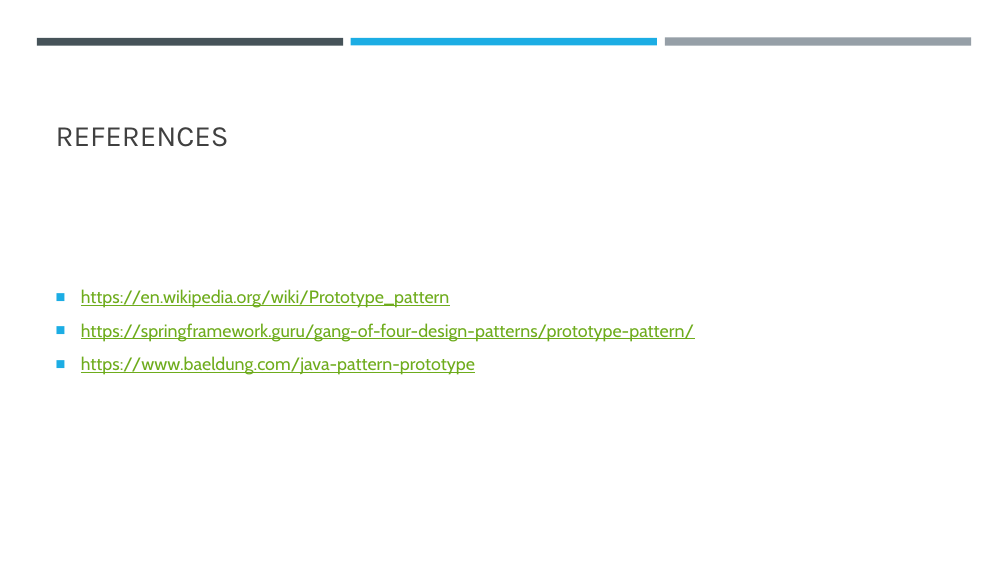
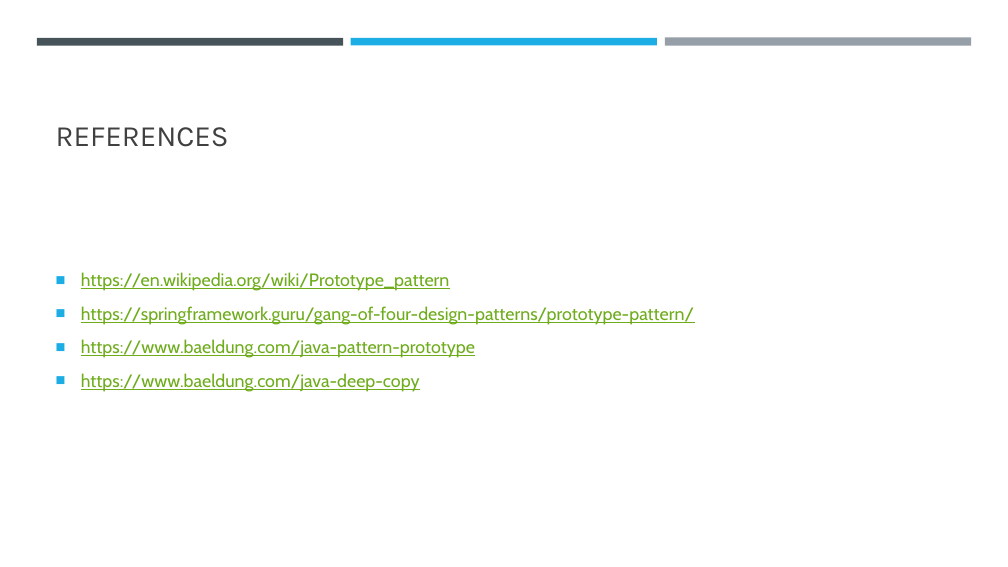
Before and after one commit to fjala-prog102/AT15, a slide deck: slide 6 of training/Design_Patterns/doc/Design Patterns, Prototype.pptx. Drawn at 1008x567 pixels with LibreOffice and Linux fonts; fonts in the diff are those of the drawing. Boxes give left, top, right and bottom in pixels: in the first picture for what was removed or moved away, otherwise in the second. Text is boxed around its words. In the diff, an @@ line names an element or a change of style, - is before the commit and + after.

```diff
--- a/training/Design_Patterns/doc/Design Patterns, Prototype.pptx
+++ b/training/Design_Patterns/doc/Design Patterns, Prototype.pptx
@@ text at [81,373,420,392]: paragraph added @@
+■ https://www.baeldung.com/java-deep-copy
```
Also in this commit, not shown: 7 other files.
